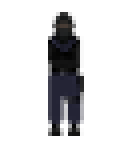
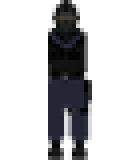
Layers edited between the first and the second 136×160 image:
renamed "Layer 2" to "Layer 3", painted on it over (x1=48, y1=0, x2=92, y2=160)
